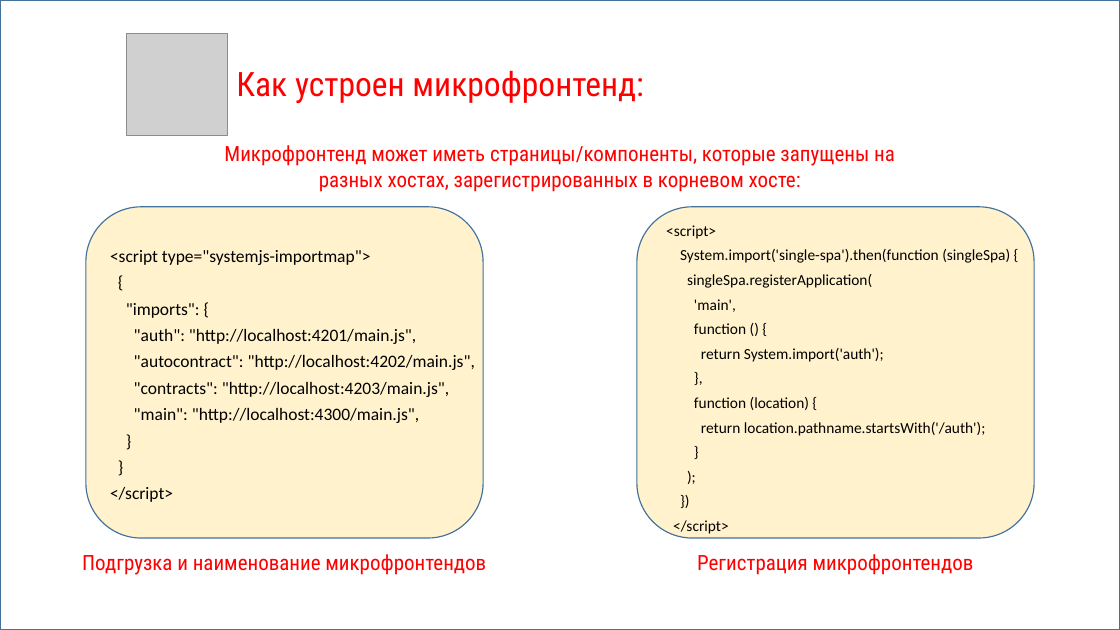
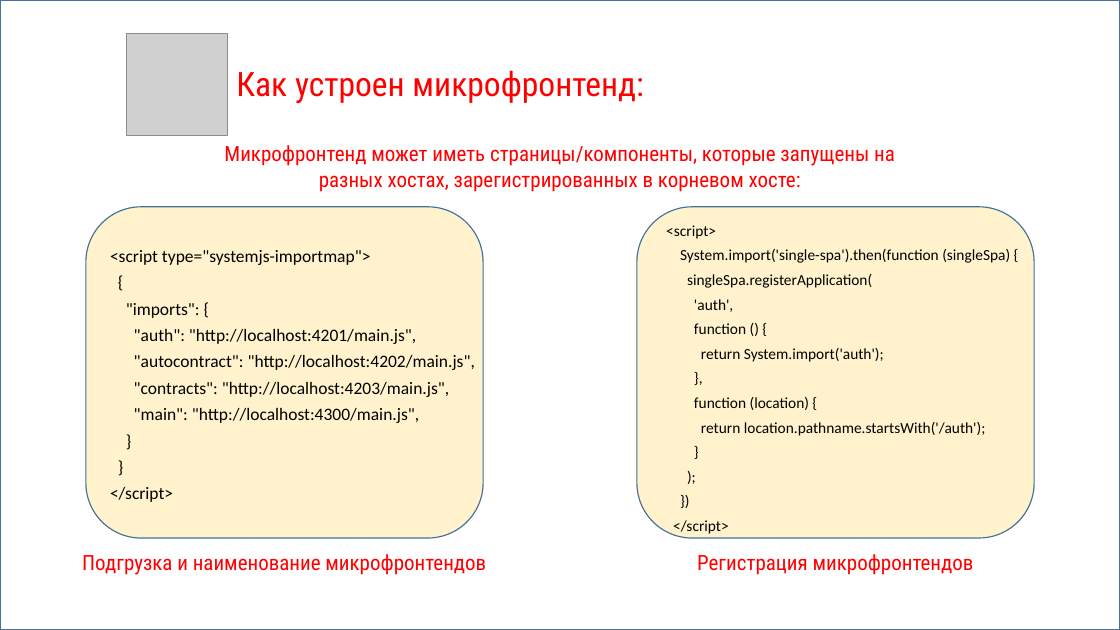
Before and after one commit to kamych1916/-, a slide deck: slide 10 of Презентация.pptx. Drawn at 1120x630 pixels with LibreOffice and Linux fonts; fonts in the diff are those of the drawing; grey boxes stand for pictures. Boxes give left, top, right and bottom in pixels: in the first picture for what was removed or moved away, otherwise in the second. Text is boxed around its words. In the diff, an @@ line names an element or a change of style, - is before the commit and + after.

```diff
--- a/Презентация.pptx
+++ b/Презентация.pptx
@@ text at [694,299,733,312]: text changed @@
-'main',
+'auth',
```
Also in this commit, not shown: 4 other slides changed, 4 slides added, 2 slides removed.
